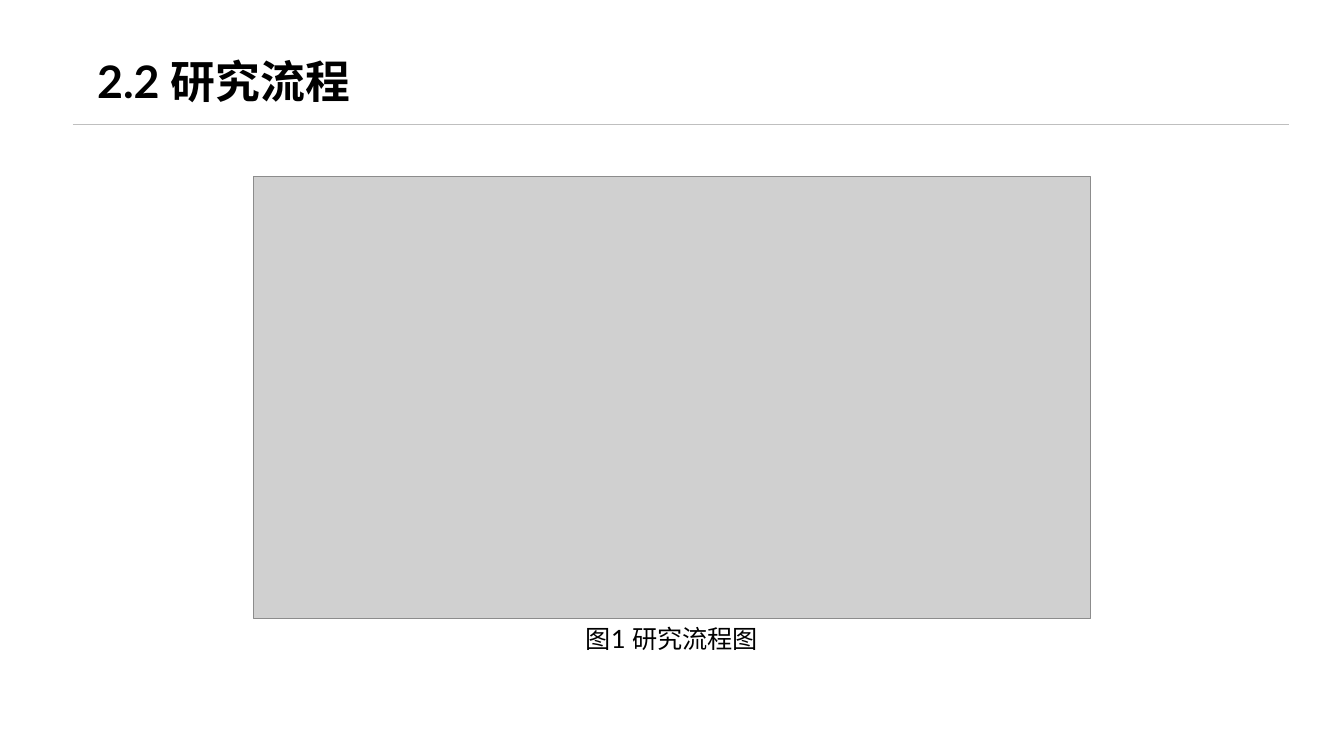
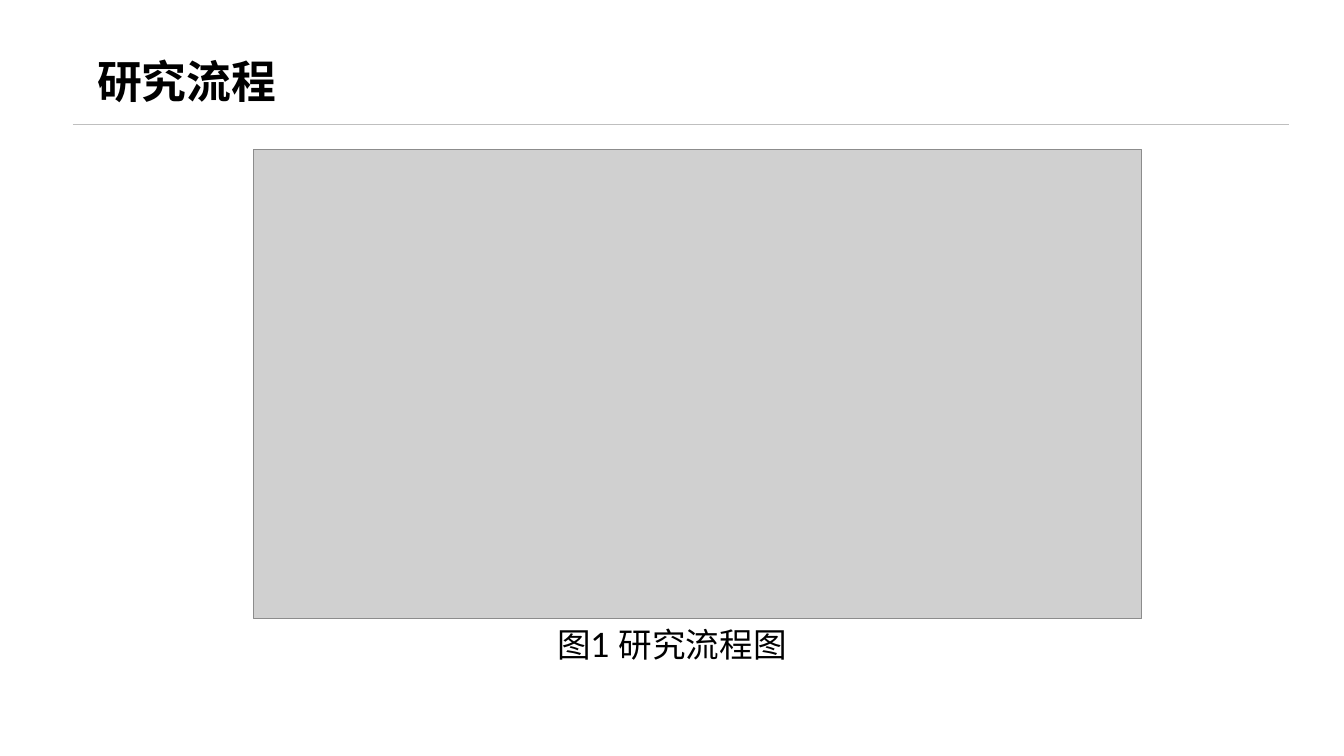
Before and after one commit to KiyoshiMu/Survival-Analysis-by-Breast-Cancer-Slides, a slide deck: slide 6 of data/pre.pptx (slide 5 before the commit). Drawn at 1344x756 pixels with LibreOffice and Linux fonts; fonts in the diff are those of the drawing; grey boxes stand for pictures; background and template pictures are left out. Boxes give left, top, right and bottom in pixels: in the first picture for what was removed or moved away, otherwise in the second. Text is boxed around its words. In the diff, an @@ line names an element or a change of style, - is before the commit and + after.

```diff
--- a/data/pre.pptx
+++ b/data/pre.pptx
@@ text at (97, 59, 276, 102): text changed @@
-2.2 研究流程
+研究流程
@@ picture: place and size @@
-picture at (253, 176, 1091, 619)
+picture at (253, 149, 1141, 619)
@@ text "图1 研究流程图" at (557, 628, 787, 660): size 18 to 24 pt @@
```
Also in this commit, not shown: 11 other slides changed, 3 slides added.
